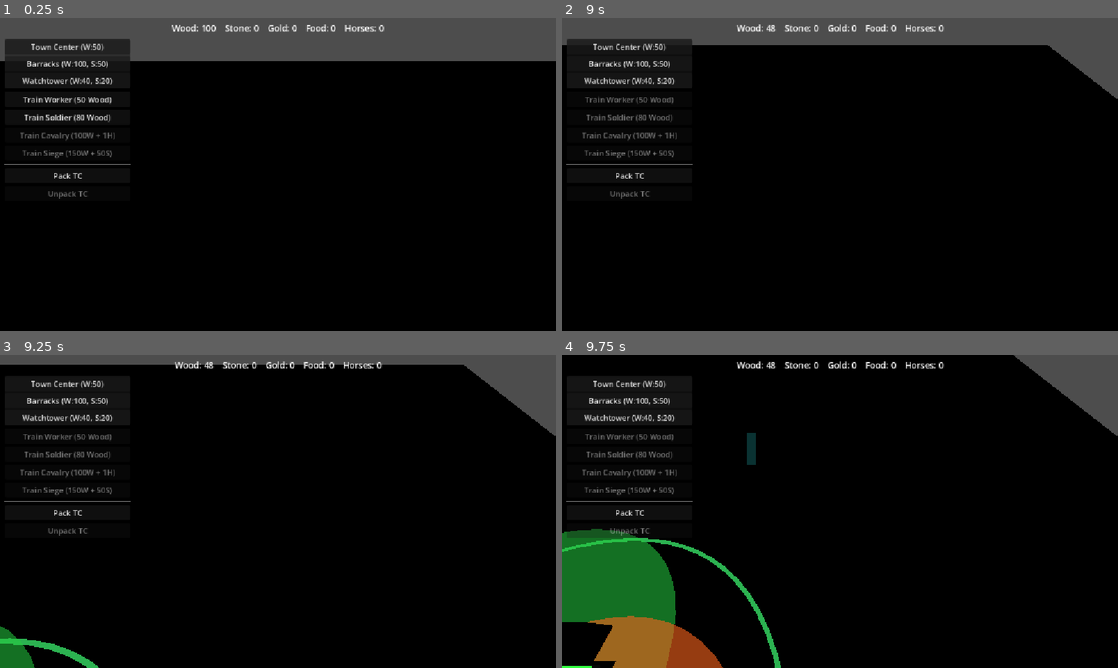
Above: before the commit, frames 1-4 (two rows, left to right).
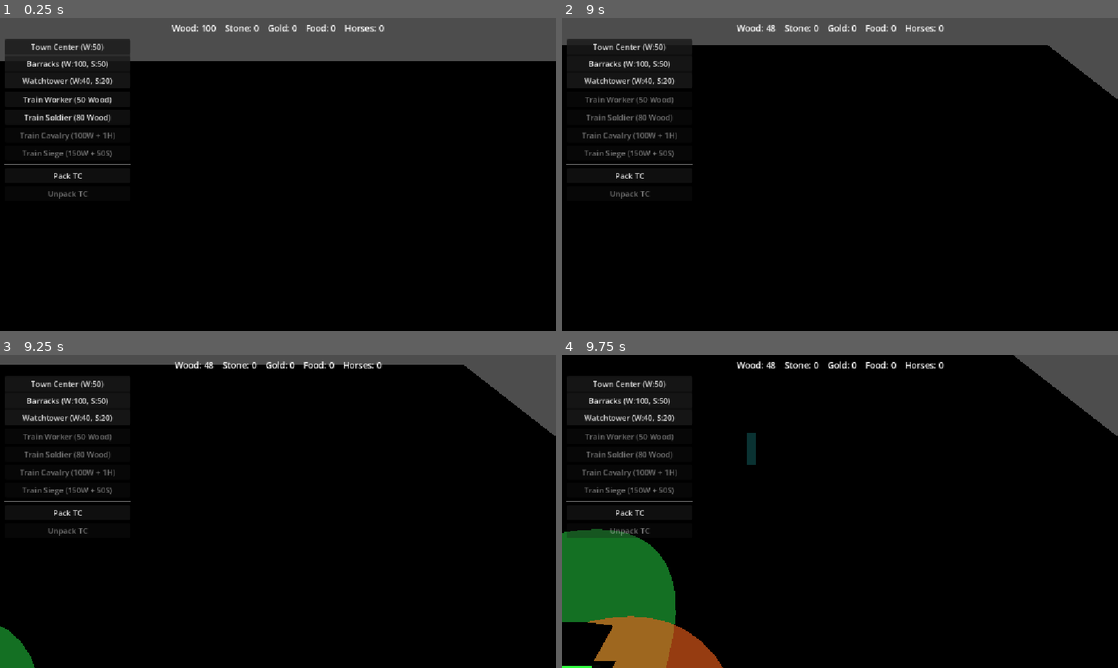
Above: after the commit, the same moments.

Repository: Ferrum-t/RTS-Game
Game: Godot game, scene res://Scenes/World/World.tscn
Two runs of this game, one before a commit and one after it. Both use one fixed random seed, a clock stepped at 60 frames per second and the inputs below.
Inputs (mouse positions are in pixels of both pictures, inside the frame that each line leads up to):
- Up to frame 1 (0.25 s): no input
- Up to frame 2 (9 s): click "Town Center (W:50)" at 0.5 s; click "Barracks (W:100, S:50)" at 1.25 s; click "Watchtower (W:40, S:20)" at 2 s; click "Train Worker (50 Wood)" at 2.75 s; tap Enter at 3.5, 8.75 s; move the mouse to (962, 158) at 3.52 s; hold D (move_right) 3.53-4.25 s; tap C at 3.6 s; click (962, 158) at 3.67 s; click "Pack TC" at 4.25 s; tap Space at 5 s; drag from (728, 190) to (812, 237) at 5.02 s; move the mouse to (895, 105) at 5.77 s; hold D (move_right) 5.78-6.5 s; tap P at 5.85 s; drag from (812, 237) to (673, 127) at 6.52 s; move the mouse to (1006, 221) at 7.27 s; hold Left (move_left) 7.28-8 s; tap U at 7.35 s; drag from (673, 127) to (756, 96) at 8.02 s; move the mouse to (867, 174) at 8.77 s; hold Down (move_back) from 8.78 s (still down); tap R at 8.85 s; click (867, 174) at 8.92 s
- Up to frame 3 (9.25 s): keep holding Down (move_back)
- Up to frame 4 (9.75 s): release Down (move_back) at 9.5 s; drag from (756, 433) to (728, 527) at 9.52 s

Frames 1-2 are identical in both runs. In frame 3, 0.4% of the frame differs, in the area x 0-18%, y 90-100%; in frame 4, 0.7%, in the area x 0-40%, y 58-100%.

Commit message:
polish: gate MobileTower P/M/U behind DebugFlags.BUILDING_HOTKEYS

Diff:
--- a/Scripts/Buildings/MobileTower.gd
+++ b/Scripts/Buildings/MobileTower.gd
@@ -16,11 +16,13 @@
 		" pack=", pack_time, "s speed=", mobile_move_speed,
 		" vuln=", vulnerability_multiplier
 	)
-	if OS.is_debug_build() and team_id == 0:
+	if DebugFlags.BUILDING_HOTKEYS and OS.is_debug_build() and team_id == 0:
 		print("[TOWER] debug keys: P=pack  M=move(8,0,5)  U=unpack")
 
 
 func _unhandled_input(event: InputEvent) -> void:
+	if not DebugFlags.BUILDING_HOTKEYS:
+		return
 	if not OS.is_debug_build():
 		return
 	if team_id != 0:
